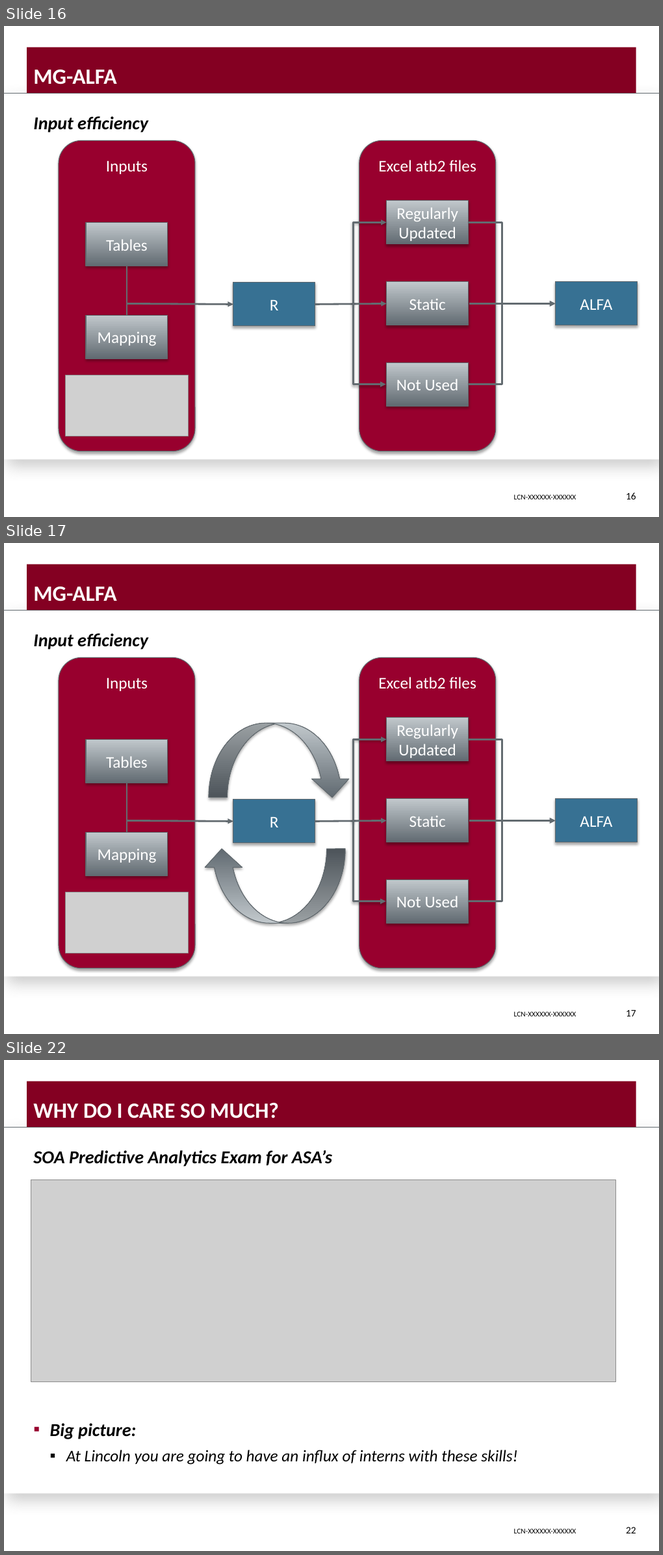
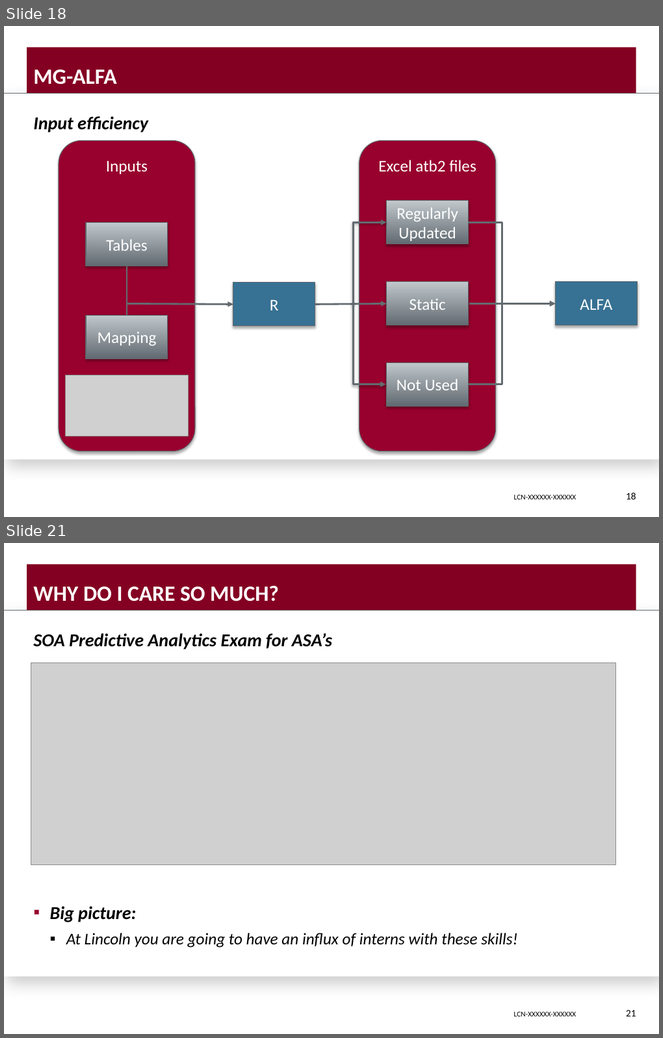
Before and after one commit to DavisVaughan/slides, a slide deck: final-presentation/final-presentation-davis-vaughan.pptx. Shown one above the other, each under a label of ours: slides 16, 17 and 22 before the commit, slides 18 and 21 after it; the slides between them are not shown. The pictures are 663x1555 and 663x1038 pixels, drawn with LibreOffice and Linux fonts; fonts in the diff are those of the drawing; grey boxes stand for pictures; background and template pictures are left out. Boxes give left, top, right and bottom in pixels: in the first picture for what was removed or moved away, otherwise in the second. Text is boxed around its words. In the diff, an @@ line names an element or a change of style, - is before the commit and + after.

```diff
--- a/final-presentation/final-presentation-davis-vaughan.pptx
+++ b/final-presentation/final-presentation-davis-vaughan.pptx
@@ slide 17 removed at <box>4,543,659,1034</box>, background picture (left out); not listed: 4 template elements that a slide beside it also shows @@
@@ title removed at <box>33,587,116,601</box> @@
-MG-ALFA
@@ text removed at <box>33,633,148,650</box> @@
-Input efficiency
@@ rounded rectangle removed at <box>59,657,194,969</box> @@
@@ rounded rectangle removed at <box>359,657,495,969</box> @@
@@ text removed at <box>106,678,148,691</box> @@
-Inputs
@@ text removed at <box>378,677,476,689</box> @@
-Excel atb2 files
@@ rectangle removed at <box>387,718,469,762</box> @@
-Regularly Updated
@@ curved down arrow removed at <box>208,723,350,798</box> @@
@@ rectangle removed at <box>86,739,168,783</box> @@
-Tables
@@ elbow arrow removed from (353, 822) to (387, 739) @@
@@ elbow arrow removed from (469, 739) to (556, 821) @@
@@ line removed from (128, 783) to (126, 833) @@
@@ rectangle removed at <box>233,800,315,844</box> @@
-R
@@ rectangle removed at <box>387,799,469,843</box> @@
-Static
@@ rectangle removed at <box>556,799,638,843</box> @@
-ALFA
@@ rectangle removed at <box>86,833,168,876</box> @@
-Mapping
@@ arrow removed from (128, 821) to (233, 821) @@
@@ arrow removed from (315, 821) to (387, 821) @@
@@ elbow arrow removed from (353, 821) to (386, 901) @@
@@ elbow arrow removed from (469, 901) to (556, 821) @@
@@ arrow removed from (470, 821) to (556, 821) @@
@@ curved down arrow removed at <box>203,849,345,924</box> @@
@@ picture removed at <box>66,892,188,953</box> @@
@@ rectangle removed at <box>387,880,469,924</box> @@
-Not Used
@@ page number removed at <box>626,1010,636,1017</box> @@
-17
@@ what was slide 16 is now slide 18 @@
@@ page number at <box>626,493,636,500</box>: text changed @@
-16
+18
@@ what was slide 22 is now slide 21 @@
@@ page number at <box>626,1010,636,1017</box>: text changed @@
-22
+21
```
Also in this commit, not shown: 12 slides changed, 2 slides added, 2 other slides removed, 2 other files.
